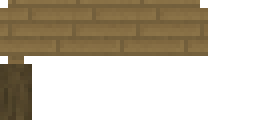
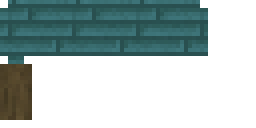
The second 256x128 image is a revision of the first. Changes to its layers:
added group "warped" with 1 layers above "crimson" over [0, 0, 208, 64]
added layer "warped_planks.png" in group "warped" over [0, 0, 208, 64]
